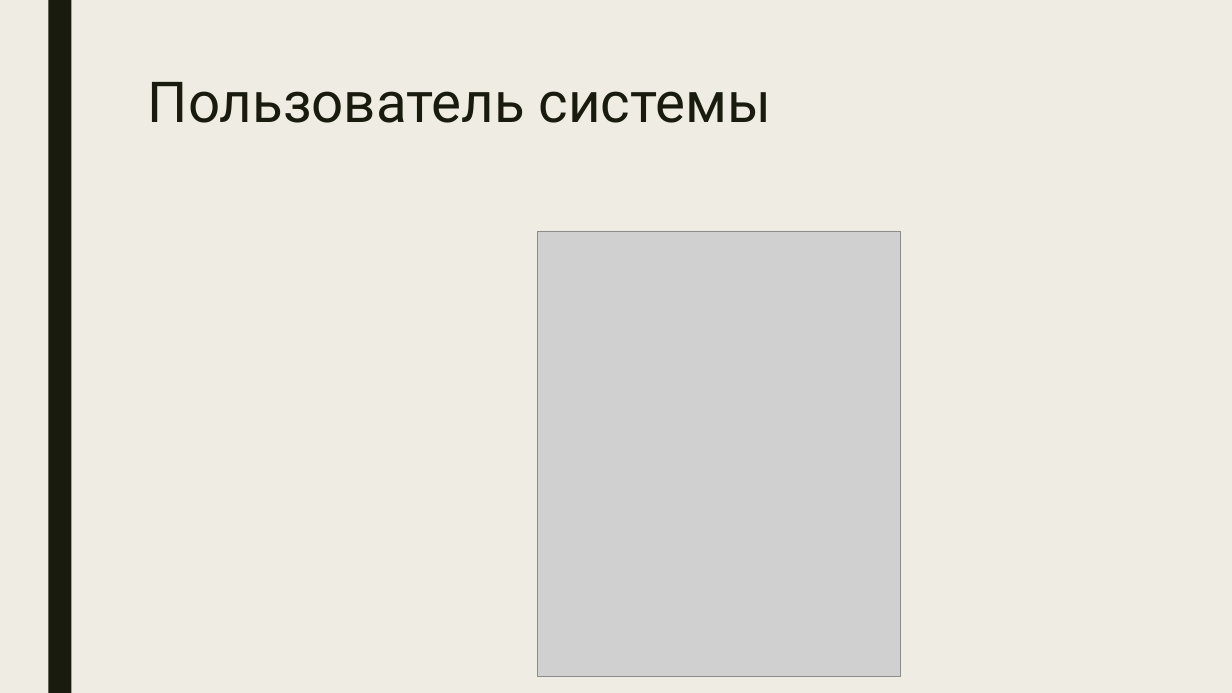
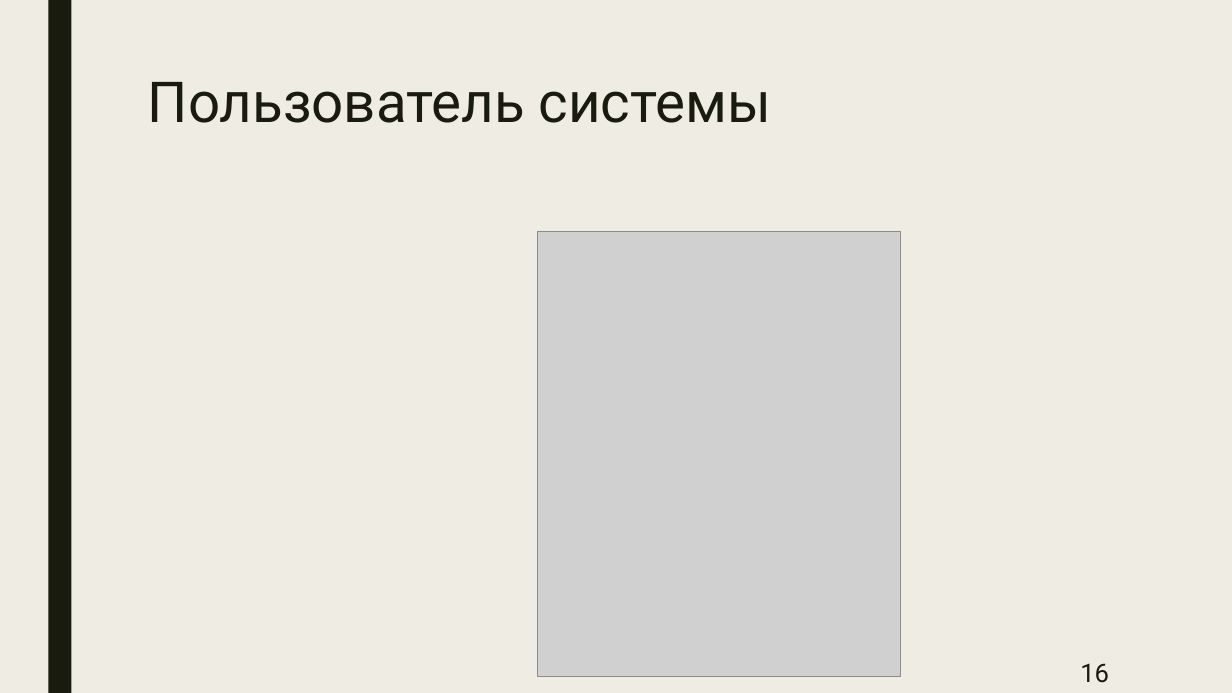
Before and after one commit to TopRuiner/MIS, a slide deck: slide 16 of DOC/ИСТ220-ТП-КП-Презентация-Крылов.pptx. Drawn at 1232x693 pixels with LibreOffice and Linux fonts; fonts in the diff are those of the drawing; grey boxes stand for pictures. Boxes give left, top, right and bottom in pixels: in the first picture for what was removed or moved away, otherwise in the second. Text is boxed around its words. In the diff, an @@ line names an element or a change of style, - is before the commit and + after.

```diff
--- a/DOC/ИСТ220-ТП-КП-Презентация-Крылов.pptx
+++ b/DOC/ИСТ220-ТП-КП-Презентация-Крылов.pptx
@@ page number added at (1080, 663, 1109, 683), 20 pt, text #191B0E @@
+16
```
Also in this commit, not shown: 19 other slides changed, 24 slides added, 23 slides removed, 3 other files.
